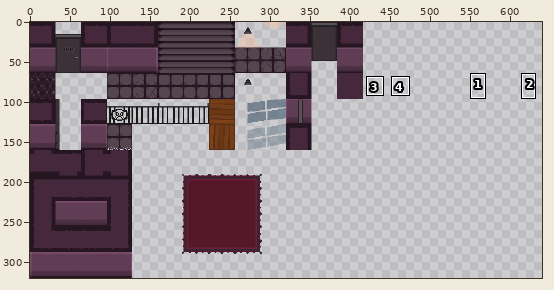
Edited in one commit: sprite sheet (assets/Lobby_Tiles.png). Above, an overview of the earlier version with the close-up marked.
Close-up. Before the edit:
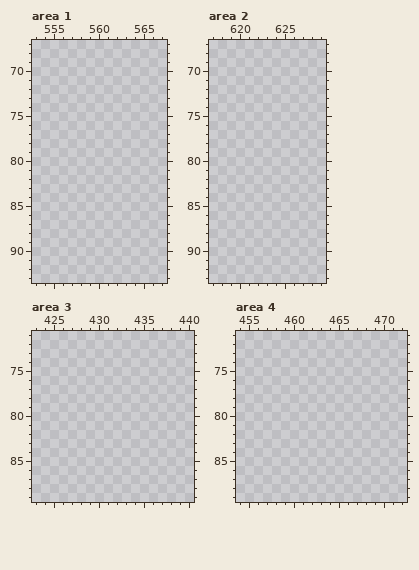
The file is 640x320 pixels. Colours within 5 levels of each other are drawn and written as one. Shown: area 1: x 553..567, y 67..93; area 2: x 617..629, y 67..93; area 3: x 423..440, y 71..89; area 4: x 454..472, y 71..89. The commit also changed other parts of the picture, which this record leaves out.
After:
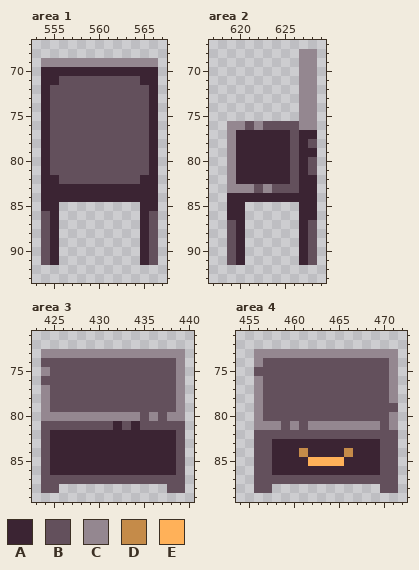
Palette (. is transparent): A #3b2433  B #63505c  C #948790  D #c58b49  E #ffb159
The edit:
Area 1:
y 69: x 554..566 ............. -> CCCCCCCCCCCCC
y 70: x 554..566 ............. -> AAAAAAAAAAAAA
y 71: x 554..566 ............. -> AABBBBBBBBBAA
y 72..81: x 554..566 ............. -> ABBBBBBBBBBBA
y 82: x 554..566 ............. -> AABBBBBBBBBAA
y 83..84: x 554..566 ............. -> AAAAAAAAAAAAA
y 85: x 554..555 .. -> AA; x 565..566 .. -> AA
y 86..91: x 554..555 .. -> BA; x 565..566 .. -> AB
Area 2:
y 68..75: x 627..628 .. -> CC
y 76: x 619..628 .......... -> CCBCBBBBCC
y 77: x 619..628 .......... -> CAAAAAABAA
y 78: x 619..628 .......... -> CAAAAAABAB
y 79: x 619..628 .......... -> CAAAAAABAA
y 80..81: x 619..628 .......... -> CAAAAAABAB
y 82: x 619..628 .......... -> CAAAAAABAA
y 83: x 619..628 .......... -> CCCBCBBBAA
y 84: x 619..628 .......... -> AAAAAAAAAA
y 85..86: x 619..620 .. -> AA; x 627..628 .. -> AA
y 87..91: x 619..620 .. -> BA; x 627..628 .. -> AB
Area 3:
y 73: x 424..439 ................ -> CCCCCCCCCCCCCCCC
y 74: x 424..439 ................ -> BBBBBBBBBBBBBBBC
y 75: x 424..439 ................ -> CBBBBBBBBBBBBBBC
y 76: x 424..439 ................ -> BBBBBBBBBBBBBBBC
y 77..79: x 424..439 ................ -> CBBBBBBBBBBBBBBC
y 80: x 424..439 ................ -> CCCCCCCCCCCBCBCC
y 81: x 424..439 ................ -> BBBBBBBBABABBBBB
y 82..86: x 424..439 ................ -> BAAAAAAAAAAAAAAB
y 87: x 424..439 ................ -> BBBBBBBBBBBBBBBB
y 88: x 424..425 .. -> BB; x 438..439 .. -> BB
Area 4:
y 73: x 456..471 ................ -> CCCCCCCCCCCCCCCC
y 74: x 456..471 ................ -> CBBBBBBBBBBBBBBC
y 75: x 456..471 ................ -> BBBBBBBBBBBBBBBC
y 76..78: x 456..471 ................ -> CBBBBBBBBBBBBBBC
y 79: x 456..471 ................ -> CBBBBBBBBBBBBBBB
y 80: x 456..471 ................ -> CBBBBBBBBBBBBBBC
y 81: x 456..471 ................ -> CCCBCBCCCCCCCCBC
y 82: x 456..471 ................ -> BBBBBBBBBBBBBBBB
y 83: x 456..471 ................ -> BBAAAAAAAAAAAABB
y 84: x 456..471 ................ -> BBAAADAAAADAAABB
y 85: x 456..471 ................ -> BBAAAAEEEEAAAABB
y 86: x 456..471 ................ -> BBAAAAAAAAAAAABB
y 87: x 456..471 ................ -> BBBBBBBBBBBBBBBB
y 88: x 456..457 .. -> BB; x 470..471 .. -> BB
